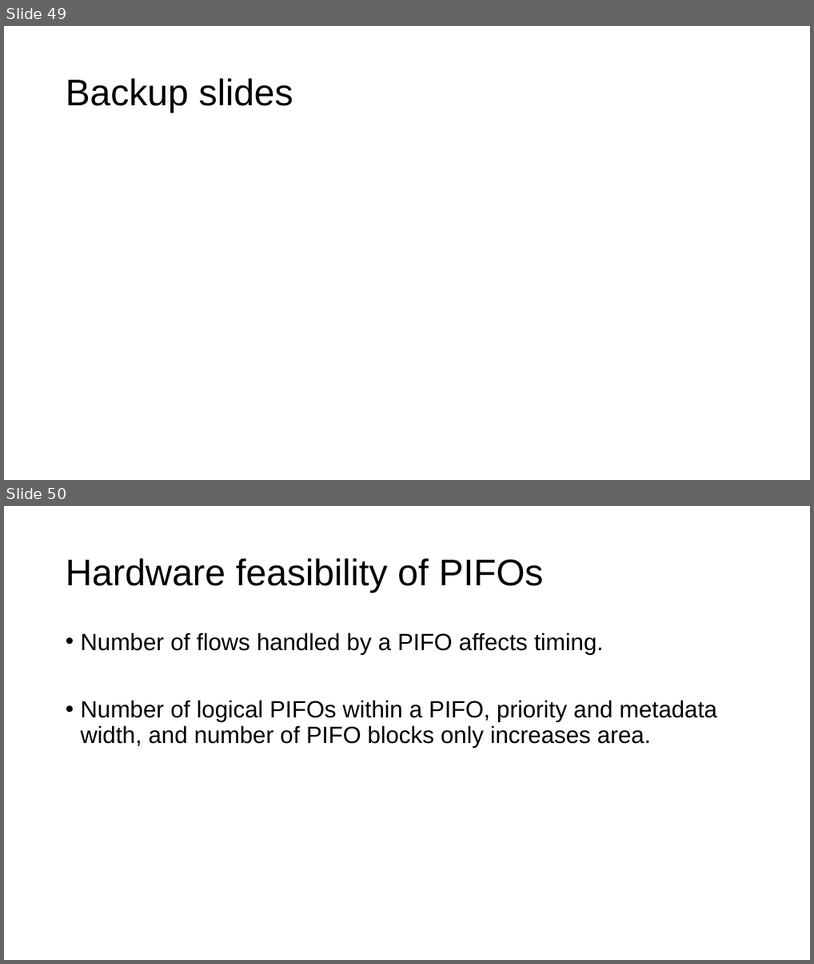
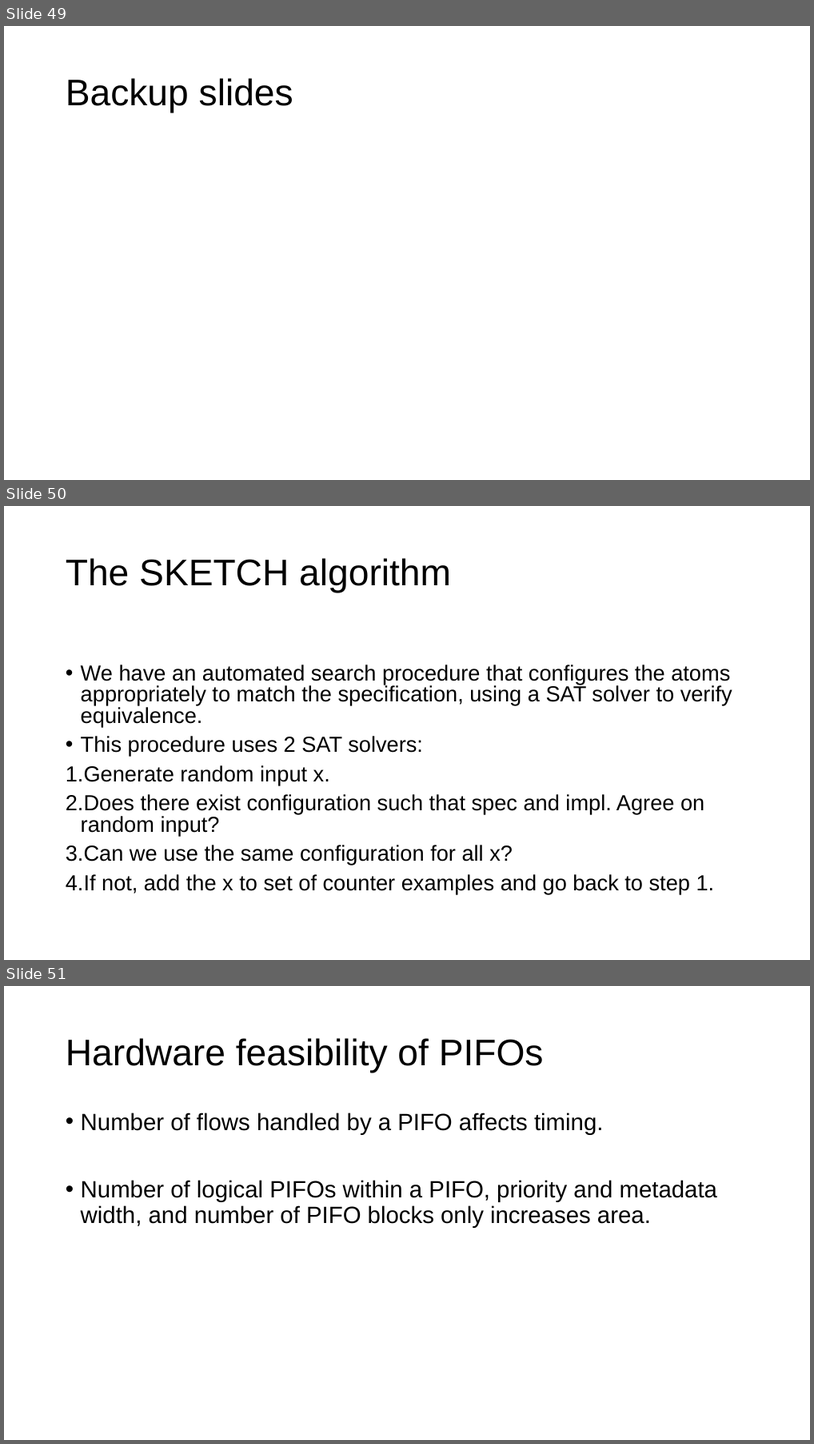
Before and after one commit to anirudhSK/pifo-domino-marple-ppts, a slide deck: domino_pifo.pptx. Shown one above the other, each under a label of ours: slides 49 and 50 before the commit, slides 49, 50 and 51 after it. The pictures are 814x964 and 814x1444 pixels, drawn with LibreOffice and Linux fonts; fonts in the diff are those of the drawing. Boxes give left, top, right and bottom in pixels: in the first picture for what was removed or moved away, otherwise in the second. Text is boxed around its words. In the diff, an @@ line names an element or a change of style, - is before the commit and + after.

```diff
--- a/domino_pifo.pptx
+++ b/domino_pifo.pptx
@@ slide 50 added at [4, 506, 810, 960], background #FFFFFF @@
@@ title added at [66, 558, 451, 593], 44 pt, text #000000 @@
+The SKETCH algorithm
@@ text added at [66, 664, 733, 894], 25.9 pt, text #000000 @@
+• We have an automated search procedure that configures the atoms appropriately to match the specification, using a SAT solver to verify equivalence.
+• This procedure uses 2 SAT solvers:
+1. Generate random input x.
+2. Does there exist configuration such that spec and impl. Agree on random input?
+3. Can we use the same configuration for all x?
+4. If not, add the x to set of counter examples and go back to step 1.
@@ what was slide 50 is now slide 51 @@
```
Also in this commit, not shown: 3 slides changed.
